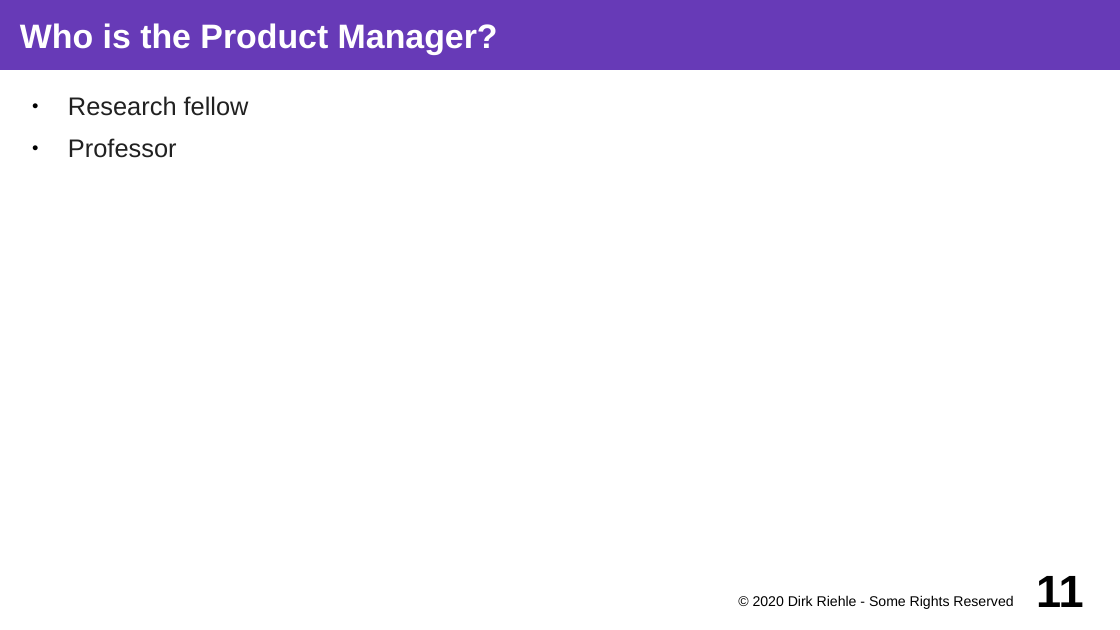
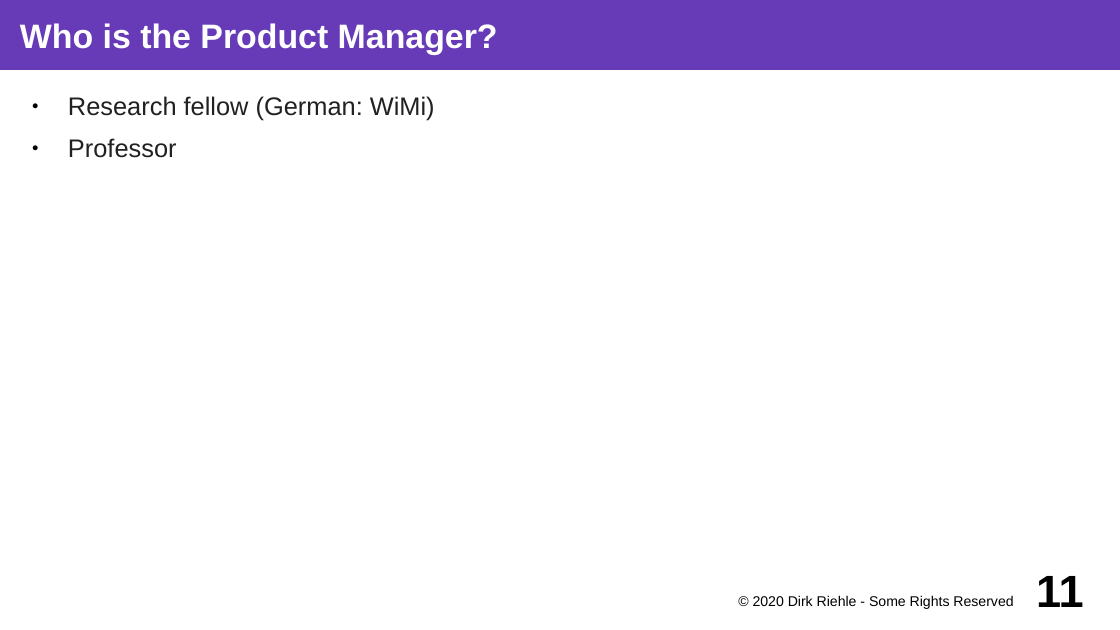
Before and after one commit to dirkriehle/coss-course, a slide deck: slide 11 of Lecture slides/COSS D02 - Research and Startup.odp. Drawn at 1120x630 pixels with LibreOffice and Linux fonts; fonts in the diff are those of the drawing. Boxes give left, top, right and bottom in pixels: in the first picture for what was removed or moved away, otherwise in the second. Text is boxed around its words. In the diff, an @@ line names an element or a change of style, - is before the commit and + after.

Commit message:
Some fixes to research vs startup

```diff
--- a/Lecture slides/COSS D02 - Research and Startup.odp
+++ b/Lecture slides/COSS D02 - Research and Startup.odp
@@ text at bbox=[68, 96, 435, 120]: text changed @@
-● Research fellow
+● Research fellow (German: WiMi)
```
Also in this commit, not shown: 3 other slides changed, 1 other file.
